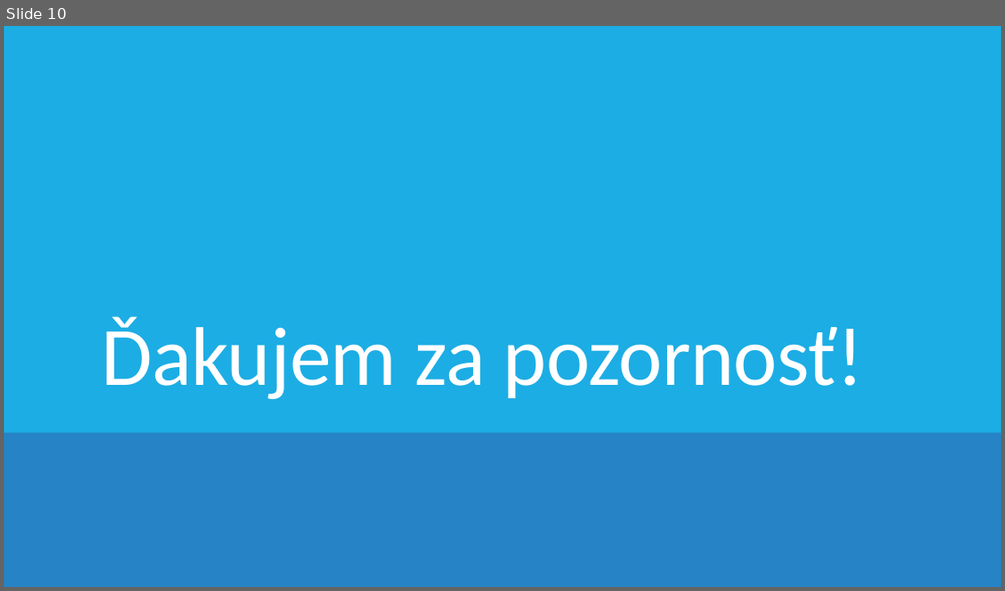
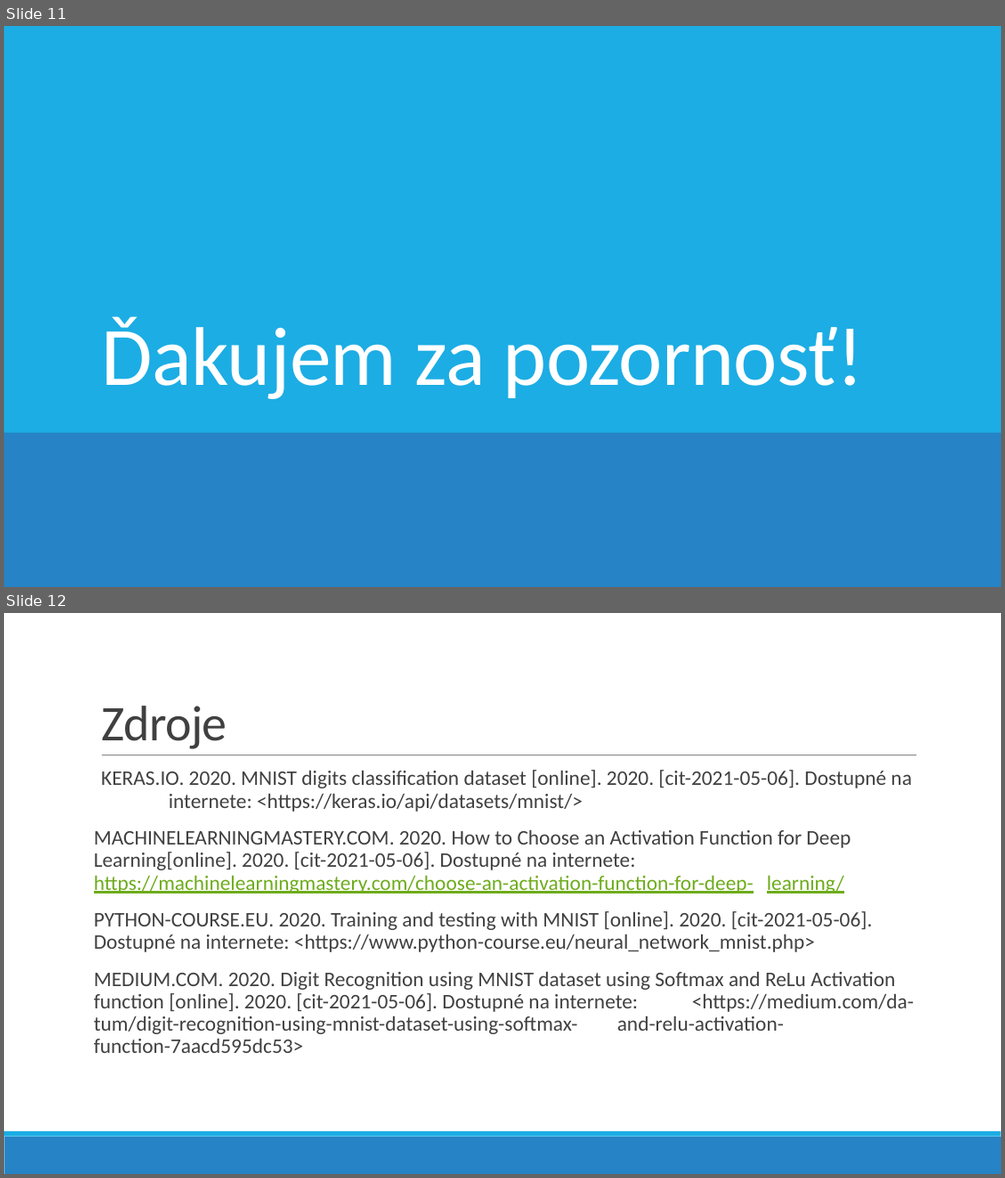
Before and after one commit to OndruskaVladimir/Ondruska_NS2020, a slide deck: Ondruška_NN_2021.pptx. Shown one above the other, each under a label of ours: slide 10 before the commit, slides 11 and 12 after it. The pictures are 1005x591 and 1005x1178 pixels, drawn with LibreOffice and Linux fonts; fonts in the diff are those of the drawing. Boxes give left, top, right and bottom in pixels: in the first picture for what was removed or moved away, otherwise in the second. Text is boxed around its words. In the diff, an @@ line names an element or a change of style, - is before the commit and + after.

Commit message:
Added training and sources to presentation.

```diff
--- a/Ondruška_NN_2021.pptx
+++ b/Ondruška_NN_2021.pptx
@@ slide 12 added at bbox=[4, 613, 1001, 1174], background #FFFFFF @@
@@ title added at bbox=[101, 706, 227, 749], 48 pt, text #404040 @@
+Zdroje
@@ text added at bbox=[94, 770, 914, 1053], 20 pt, text #404040 @@
+  KERAS.IO. 2020. MNIST digits classification dataset [online]. 2020. [cit-2021-05-06]. Dostupné na internete: <https://keras.io/api/datasets/mnist/>
+MACHINELEARNINGMASTERY.COM. 2020. How to Choose an Activation Function for Deep Learning[online]. 2020. [cit-2021-05-06]. Dostupné na internete: https://machinelearningmastery.com/choose-an-activation-function-for-deep- learning/
+PYTHON-COURSE.EU. 2020. Training and testing with MNIST [online]. 2020. [cit-2021-05-06]. Dostupné na internete: <https://www.python-course.eu/neural_network_mnist.php>
+MEDIUM.COM. 2020. Digit Recognition using MNIST dataset using Softmax and ReLu Activation function [online]. 2020. [cit-2021-05-06]. Dostupné na internete: <https://medium.com/da-tum/digit-recognition-using-mnist-dataset-using-softmax- and-relu-activation-function-7aacd595dc53>
@@ line added from (102, 755) to (917, 755), #808080 0.5 pt @@
@@ rectangle added at bbox=[4, 1136, 1001, 1174], fill #2683C6 @@
@@ rectangle added at bbox=[4, 1131, 1001, 1136], fill #1CADE4 @@
@@ what was slide 10 is now slide 11 @@
```
Also in this commit, not shown: 1 slide changed, 1 other slide added, 1 other file.
